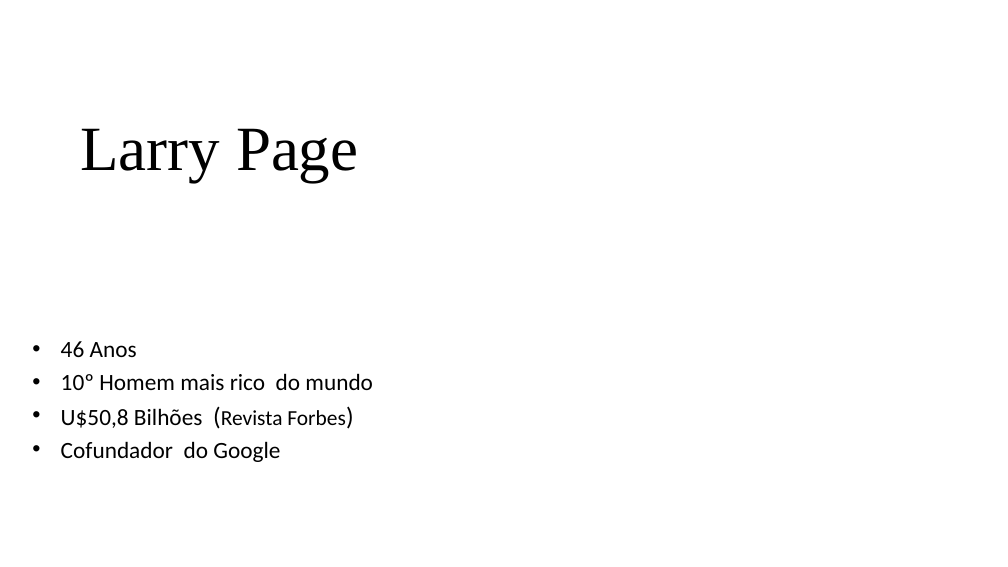
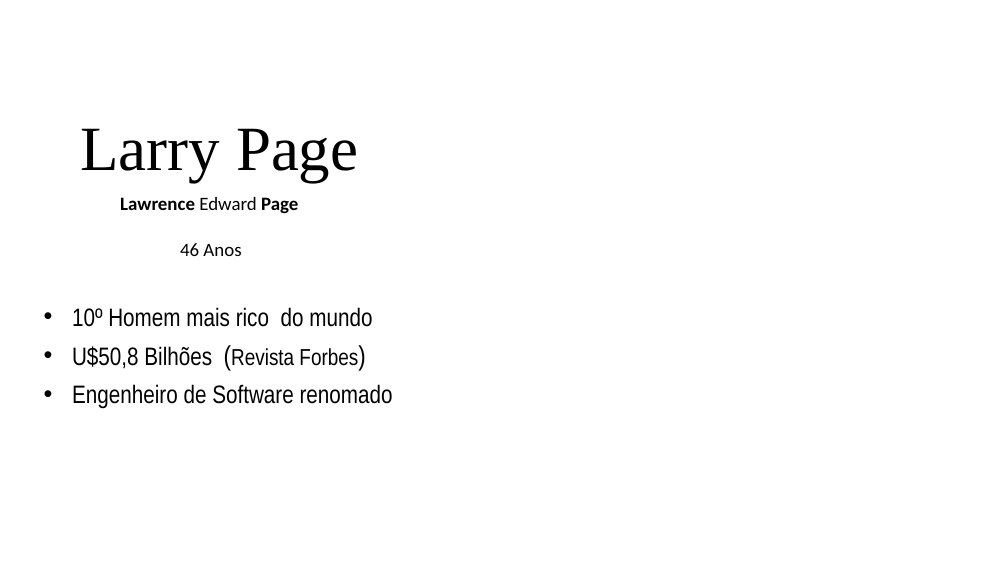
Before and after one commit to GVRO1/BandTec, a slide deck: slide 1 of Larry Page.pptx. Drawn at 1008x567 pixels with LibreOffice and Linux fonts; fonts in the diff are those of the drawing; background and template pictures are left out. Boxes give left, top, right and bottom in pixels: in the first picture for what was removed or moved away, otherwise in the second. Text is boxed around its words. In the diff, an @@ line names an element or a change of style, - is before the commit and + after.

```diff
--- a/Larry Page.pptx
+++ b/Larry Page.pptx
@@ text added at <box>120,197,298,256</box>, 18 pt, text #000000, bold @@
+Lawrence Edward Page
+46 Anos
@@ subtitle "10º Homem mais rico do ...": place and size @@
-subtitle "10º Homem mais rico do ..." at <box>61,341,373,462</box>
+subtitle "10º Homem mais rico do ..." at <box>72,307,393,409</box>
@@ subtitle at <box>72,307,372,369</box>: size 22.2 to 24 pt in "10º Homem mais rico do mundo", "U$50,8 Bilhões"; font Calibri to Arial Narrow in "10º Homem mais rico do mundo", "U$50,8 Bilhões (Revista Forbes)"; size 24.1 to 26 pt, size 20.4 to 22 pt in "(Revista Forbes)"; line spacing 0.8 to 0.9 @@
@@ subtitle at <box>61,341,137,357</box>: paragraph removed @@
-• 46 Anos
@@ subtitle at <box>72,384,393,409</box>: text changed; size 22.2 to 24 pt; font Calibri to Arial Narrow @@
-• Cofundador do Google
+• Engenheiro de Software renomado
```
Also in this commit, not shown: 1 other slide changed, 2 slides added.
